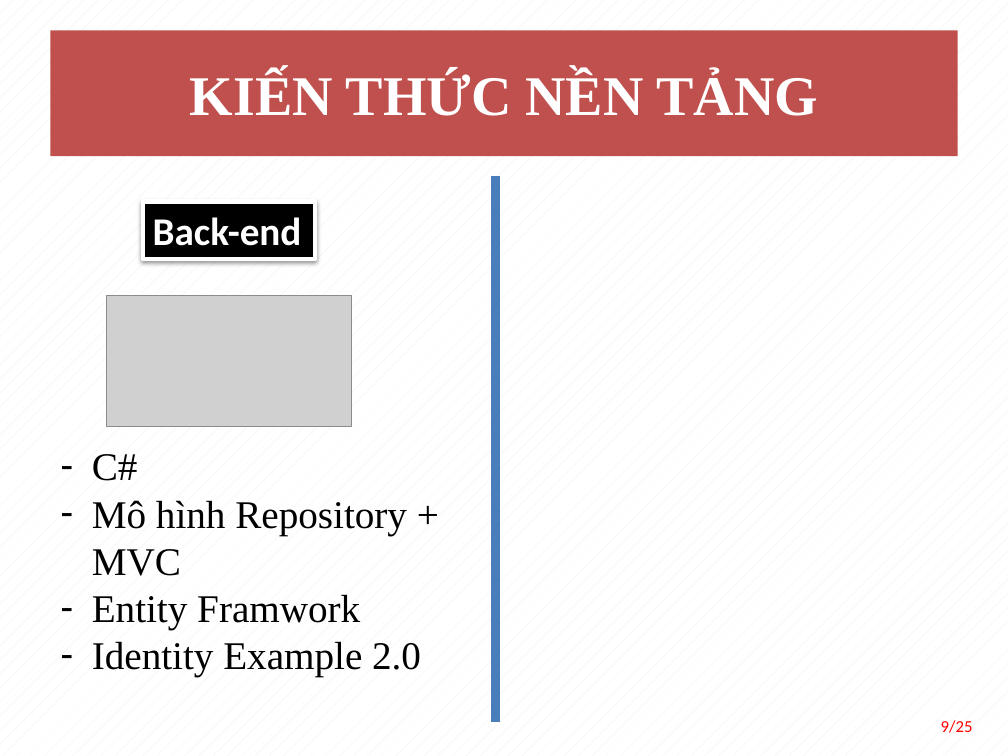
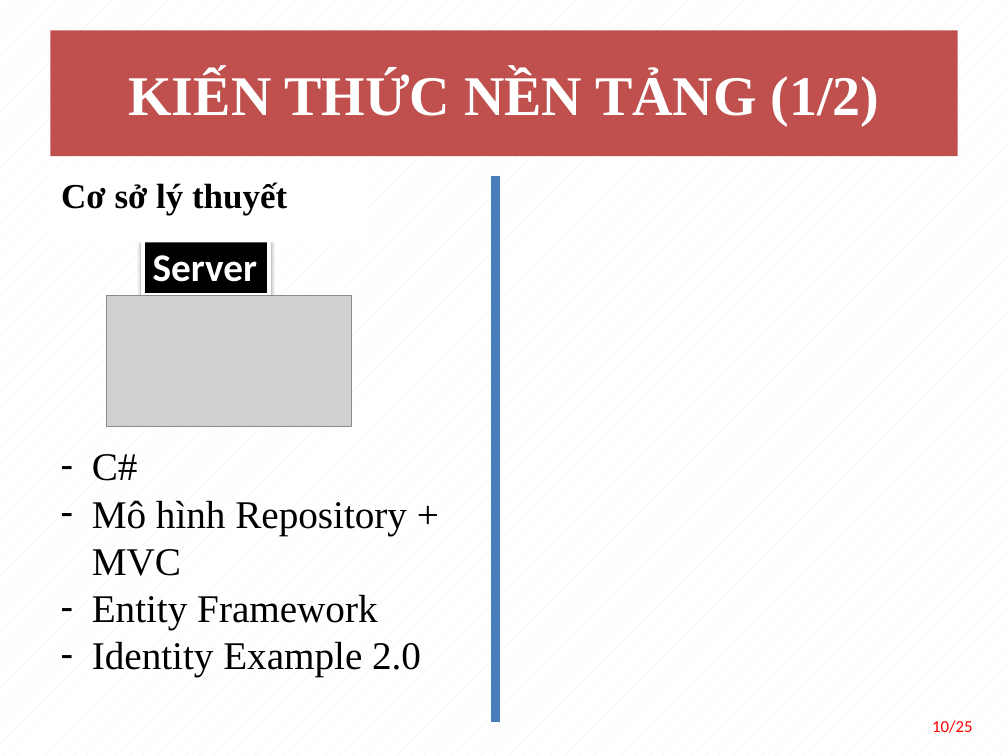
Before and after one commit to vukal2k/MyDoAn, a slide deck: slide 10 of document/TranLuongNgocTram_BaoCaoDoAn.pptx (slide 9 before the commit). Drawn at 1008x756 pixels with LibreOffice and Linux fonts; fonts in the diff are those of the drawing; grey boxes stand for pictures. Boxes give left, top, right and bottom in pixels: in the first picture for what was removed or moved away, otherwise in the second. Text is boxed around its words. In the diff, an @@ line names an element or a change of style, - is before the commit and + after.

```diff
--- a/document/TranLuongNgocTram_BaoCaoDoAn.pptx
+++ b/document/TranLuongNgocTram_BaoCaoDoAn.pptx
@@ title at [128,72,880,126]: text changed @@
-KIẾN THỨC NỀN TẢNG
+KIẾN THỨC NỀN TẢNG (1/2)
@@ text added at [61,182,287,215], 25 pt, text #000000, bold @@
+Cơ sở lý thuyết
@@ rectangle "Server": place and size @@
-rectangle "Server" at [143,202,316,259]
+rectangle "Server" at [143,237,269,294]
@@ text in rectangle at [153,255,257,282]: text changed @@
-Back-end
+Server
@@ text at [92,594,377,629]: text changed @@
-– Entity Framwork
+– Entity Framework
@@ page number at [932,720,972,733]: text changed @@
-9/25
+10/25
```
Also in this commit, not shown: 13 other slides changed, 4 slides added, 4 slides removed, 5 other files.
